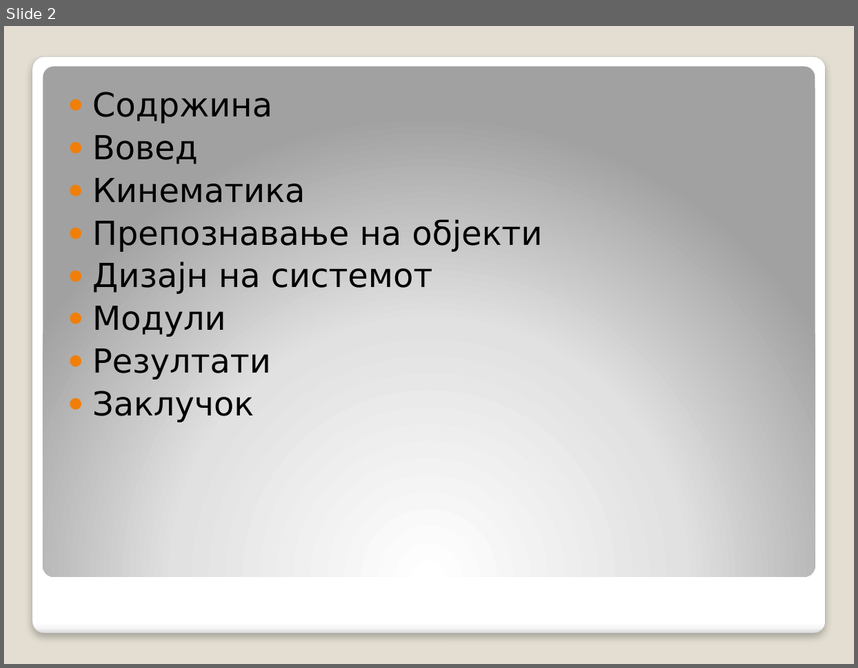
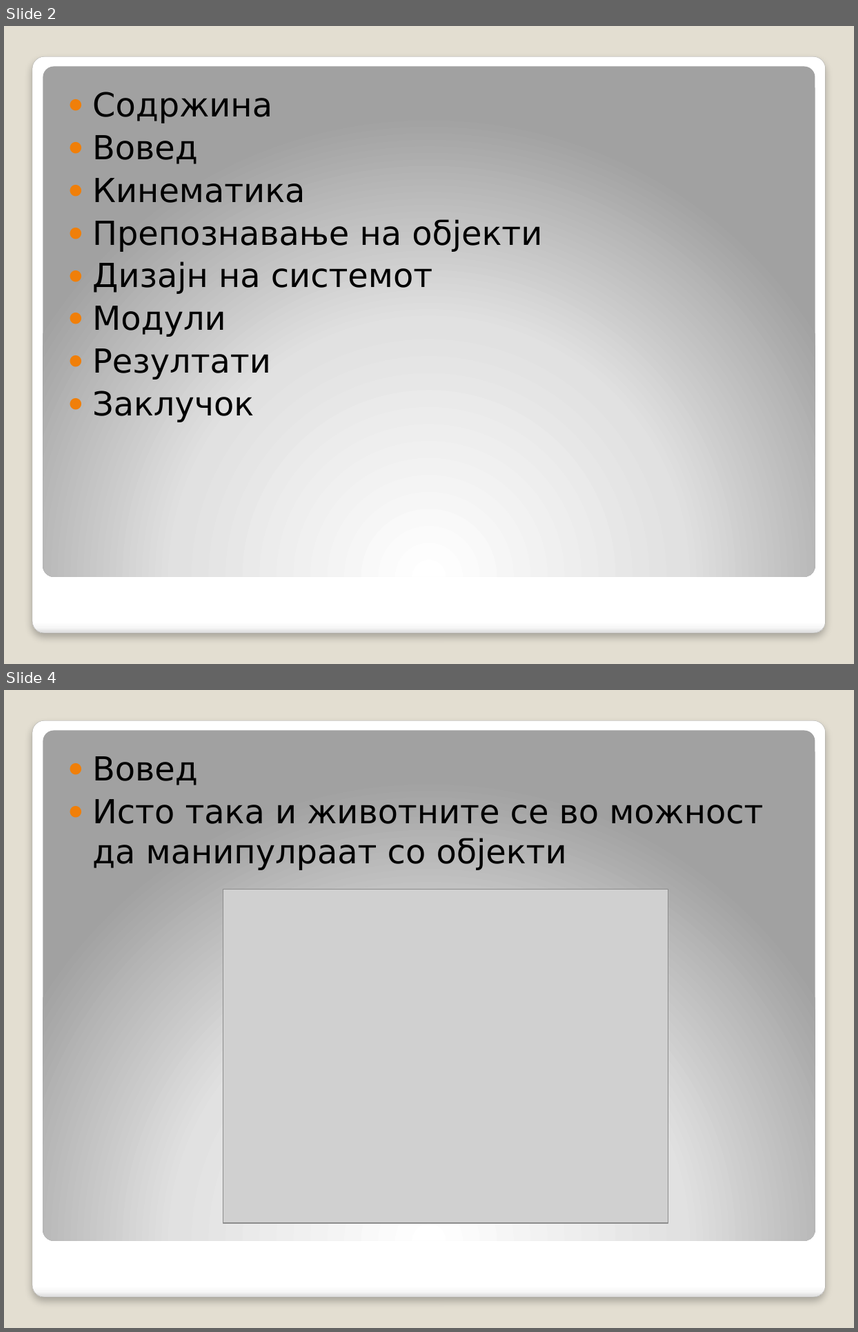
Before and after one commit to decoder015/diplomska, a slide deck: Paper/Компјутерска визија во роботика.pptx. Shown one above the other, each under a label of ours: slide 2 before the commit, slides 2 and 4 after it; the slides between them are not shown. The pictures are 858x668 and 858x1332 pixels, drawn with LibreOffice and Linux fonts; fonts in the diff are those of the drawing; grey boxes stand for pictures. Boxes give left, top, right and bottom in pixels: in the first picture for what was removed or moved away, otherwise in the second. Text is boxed around its words. In the diff, an @@ line names an element or a change of style, - is before the commit and + after.

```diff
--- a/Paper/Компјутерска визија во роботика.pptx
+++ b/Paper/Компјутерска визија во роботика.pptx
@@ slide 4 added at [4,690,854,1328], background #E3DED1; not listed: 2 template elements that a slide beside it also shows @@
@@ text added at [92,756,763,870], 28 pt, text #000000 @@
+● Вовед
+● Исто така и животните се во можност да манипулраат со објекти
@@ picture added at [223,889,668,1222] @@
```
Also in this commit, not shown: 3 other slides added, 1 slide removed, 3 other files.
